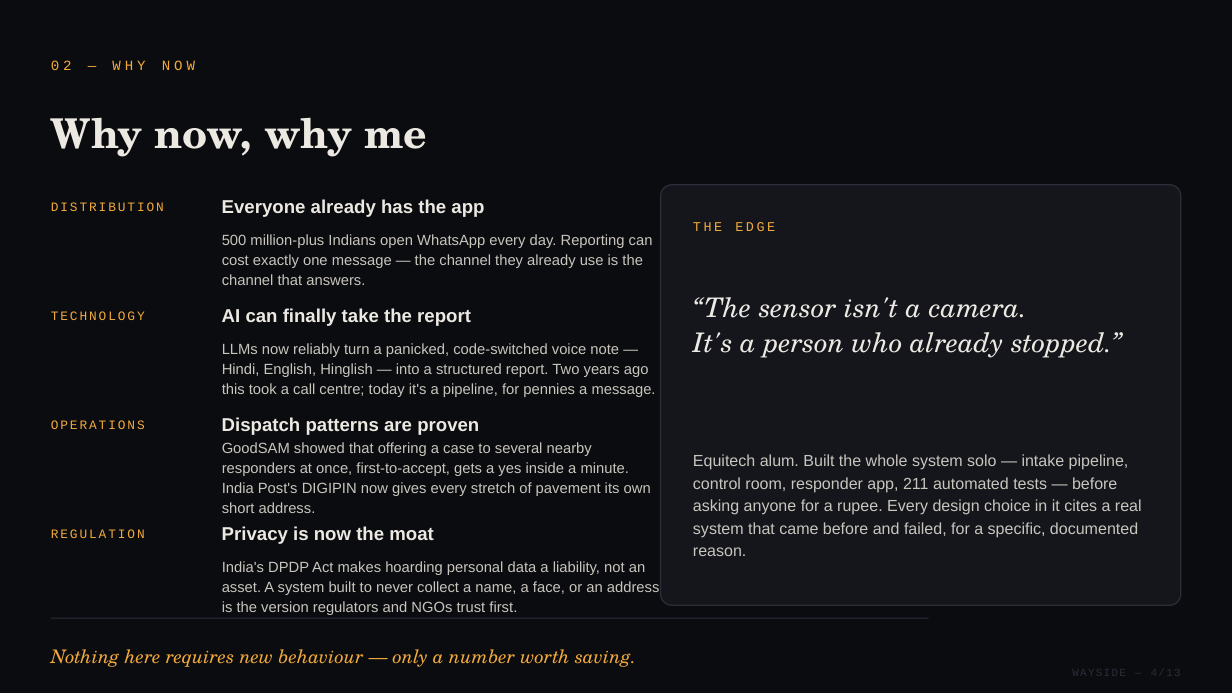
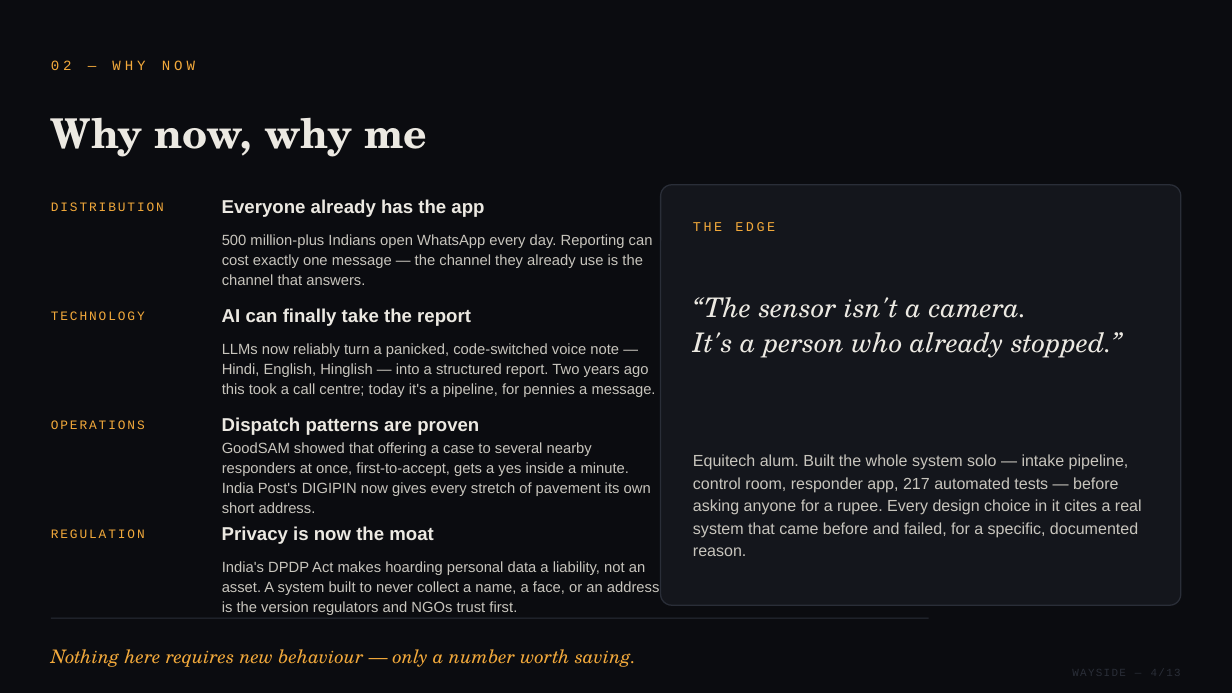
Before and after one commit to Rustom1234/register, a slide deck: slide 4 of research/pitch/wayside-kxic-pitch.pptx. Drawn at 1232x693 pixels with LibreOffice and Linux fonts; fonts in the diff are those of the drawing. Boxes give left, top, right and bottom in pixels: in the first picture for what was removed or moved away, otherwise in the second. Text is boxed around its words. In the diff, an @@ line names an element or a change of style, - is before the commit and + after.

```diff
--- a/research/pitch/wayside-kxic-pitch.pptx
+++ b/research/pitch/wayside-kxic-pitch.pptx
@@ text at [693, 454, 1142, 556]: text changed @@
-Equitech alum. Built the whole system solo — intake pipeline, control room, responder app, 211 automated tests — before asking anyone for a rupee. Every design choice in it cites a real system that came before and failed, for a specific, documented reason.
+Equitech alum. Built the whole system solo — intake pipeline, control room, responder app, 217 automated tests — before asking anyone for a rupee. Every design choice in it cites a real system that came before and failed, for a specific, documented reason.
```
Also in this commit, not shown: 2 other slides changed, 17 other files.
